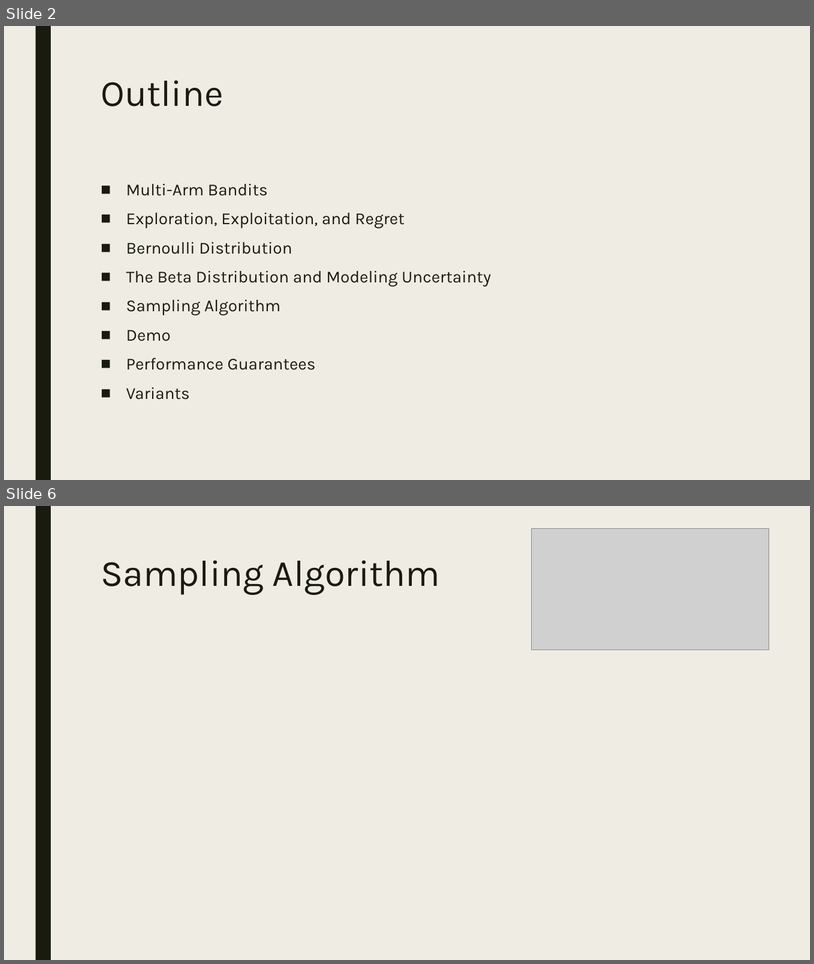
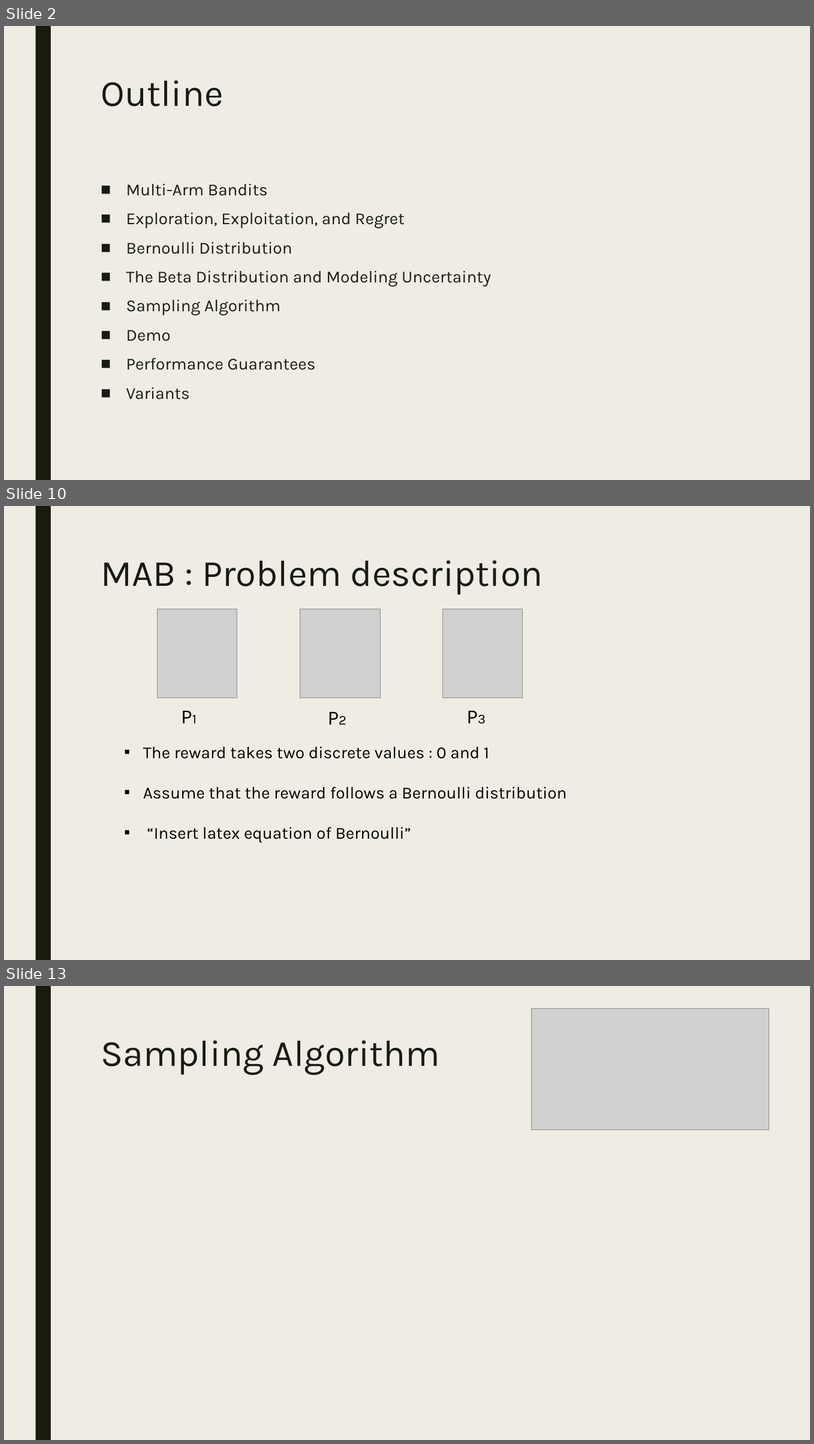
Before and after one commit to CourseReps/ECEN689-Fall2018, a slide deck: Students/mason-rumuly/tutorial/Thompson Sampling.pptx. Shown one above the other, each under a label of ours: slides 2 and 6 before the commit, slides 2, 10 and 13 after it; the slides between them are not shown. The pictures are 814x964 and 814x1444 pixels, drawn with LibreOffice and Linux fonts; fonts in the diff are those of the drawing; grey boxes stand for pictures. Boxes give left, top, right and bottom in pixels: in the first picture for what was removed or moved away, otherwise in the second. Text is boxed around its words. In the diff, an @@ line names an element or a change of style, - is before the commit and + after.

```diff
--- a/Students/mason-rumuly/tutorial/Thompson Sampling.pptx
+++ b/Students/mason-rumuly/tutorial/Thompson Sampling.pptx
@@ slide 10 added at <box>4,506,810,960</box>, background #EFEDE3; not listed: 1 template element that a slide beside it also shows @@
@@ title added at <box>101,560,543,595</box>, 44 pt, text #191B0E @@
+MAB : Problem description
@@ picture added at <box>157,609,237,698</box> @@
@@ picture added at <box>300,609,380,698</box> @@
@@ picture added at <box>443,609,523,698</box> @@
@@ text added at <box>175,700,219,730</box>, 24 pt, text #000000 @@
+P1
@@ text added at <box>322,702,366,732</box>, 24 pt, text #000000 @@
+P2
@@ text added at <box>461,700,505,730</box>, 24 pt, text #000000 @@
+P3
@@ text added at <box>143,746,567,843</box>, 20 pt, text #000000 @@
+▪ The reward takes two discrete values : 0 and 1
+▪ Assume that the reward follows a Bernoulli distribution
+▪ “Insert latex equation of Bernoulli”
@@ what was slide 6 is now slide 13 @@
```
Also in this commit, not shown: 1 slide changed, 8 other slides added, 2 slides removed.
